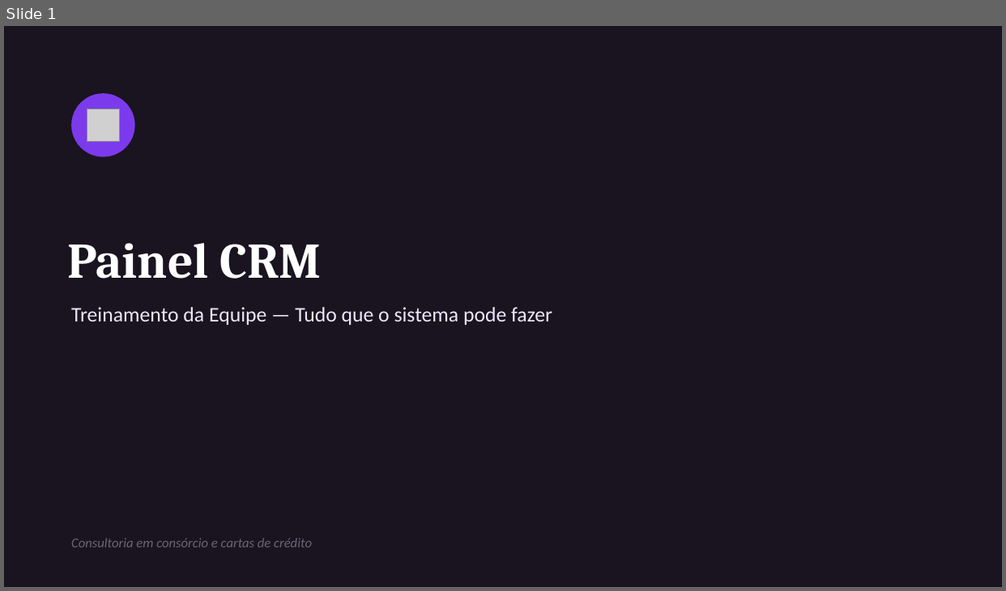
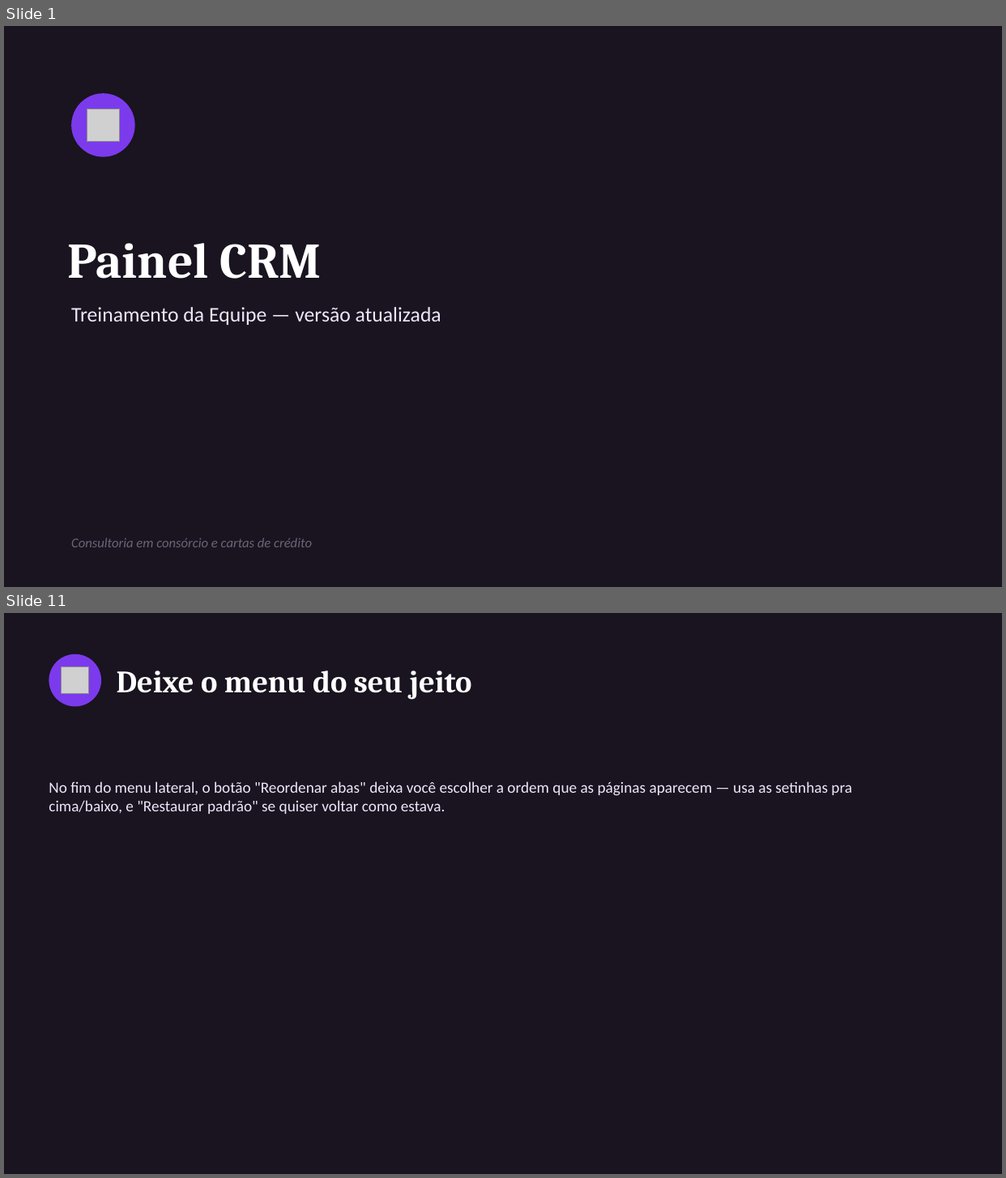
Before and after one commit to Alef-Denobile/crm-consorcio, a slide deck: docs/apresentacao-painel-crm.pptx. Shown one above the other, each under a label of ours: slide 1 before the commit, slides 1 and 11 after it; the slides between them are not shown. The pictures are 1006x591 and 1006x1178 pixels, drawn with LibreOffice and Linux fonts; fonts in the diff are those of the drawing; grey boxes stand for pictures. Boxes give left, top, right and bottom in pixels: in the first picture for what was removed or moved away, otherwise in the second. Text is boxed around its words. In the diff, an @@ line names an element or a change of style, - is before the commit and + after.

Commit message:
regenerar guia rapido e apresentacao de treinamento com o estado atual do sistema

```diff
--- a/docs/apresentacao-painel-crm.pptx
+++ b/docs/apresentacao-painel-crm.pptx
@@ slide 11 added at <box>4,613,1002,1174</box>, background #19141F @@
@@ ellipse added at <box>49,654,101,707</box>, fill #7C3AED @@
@@ picture added at <box>62,667,88,694</box> @@
@@ text added at <box>117,671,472,700</box>, 30 pt, text #FFFFFF, bold @@
+Deixe o menu do seu jeito
@@ text added at <box>49,781,852,814</box>, 15 pt, text #EDE6FB @@
+No fim do menu lateral, o botão "Reordenar abas" deixa você escolher a ordem que as páginas aparecem — usa as setinhas pra cima/baixo, e "Restaurar padrão" se quiser voltar como estava.
@@ slide 1 changed as well @@
@@ text at <box>71,307,441,325</box>: text changed @@
-Treinamento da Equipe — Tudo que o sistema pode fazer
+Treinamento da Equipe — versão atualizada
```
Also in this commit, not shown: 1 other slide changed, 9 other slides added, 11 slides removed, 9 other files.
